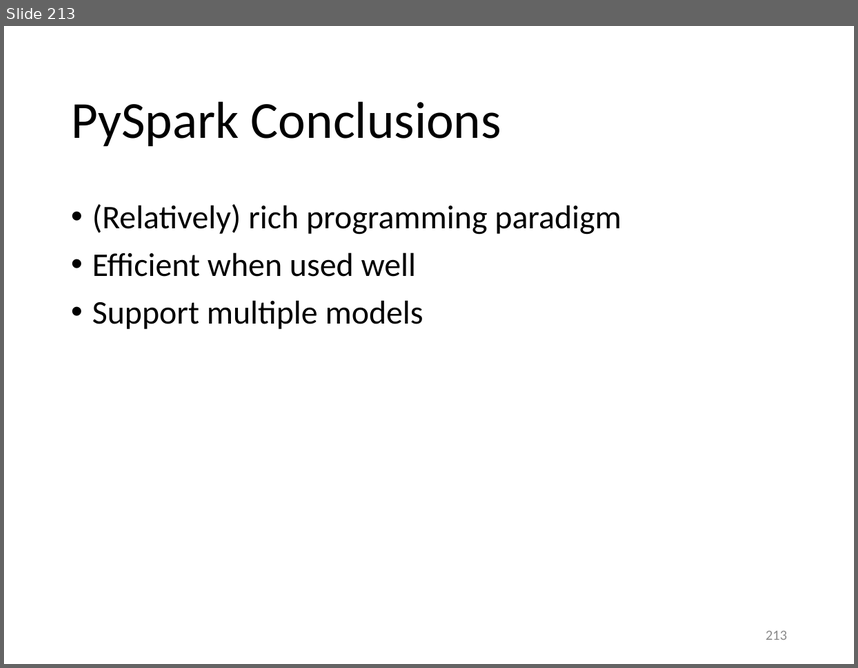
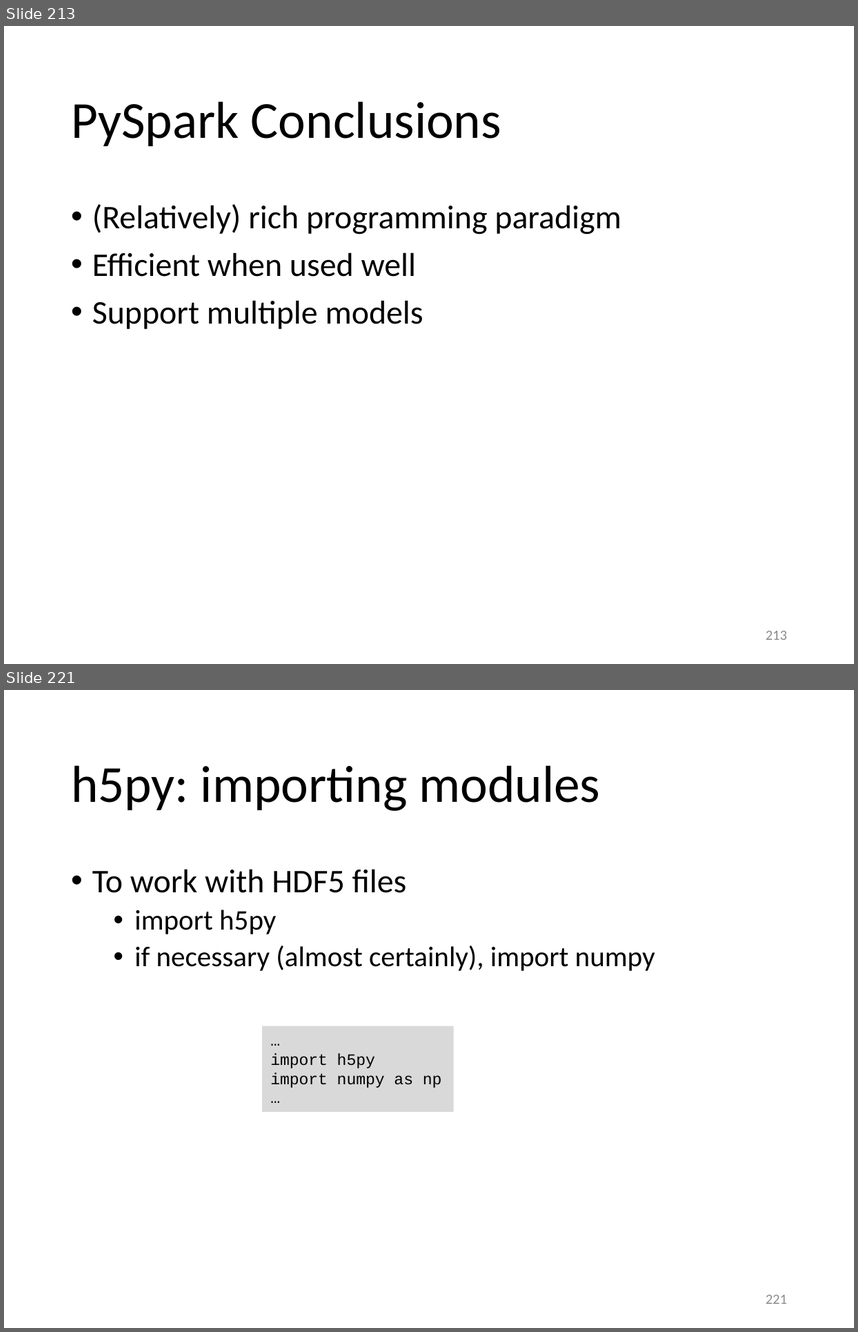
Before and after one commit to gjbex/Python-for-HPC, a slide deck: python_for_hpc.pptx. Shown one above the other, each under a label of ours: slide 213 before the commit, slides 213 and 221 after it; the slides between them are not shown. The pictures are 858x668 and 858x1332 pixels, drawn with LibreOffice and Linux fonts; fonts in the diff are those of the drawing. Boxes give left, top, right and bottom in pixels: in the first picture for what was removed or moved away, otherwise in the second. Text is boxed around its words. In the diff, an @@ line names an element or a change of style, - is before the commit and + after.

```diff
--- a/python_for_hpc.pptx
+++ b/python_for_hpc.pptx
@@ slide 221 added at box(4, 690, 854, 1328), background #FFFFFF @@
@@ title added at box(71, 765, 601, 811), 44 pt, text #000000 @@
+h5py: importing modules
@@ text added at box(92, 869, 655, 971), 24 pt, text #000000 @@
+• To work with HDF5 files
+  • import h5py
+  • if necessary (almost certainly), import numpy
@@ rectangle added at box(263, 1026, 454, 1112), fill #D9D9D9, 13.5 pt, text #000000 @@
+…
+import h5py
+import numpy as np
+…
@@ page number added at box(766, 1294, 787, 1303), 12 pt, text #8C8C8C @@
+221
```
Also in this commit, not shown: 14 other slides added.
